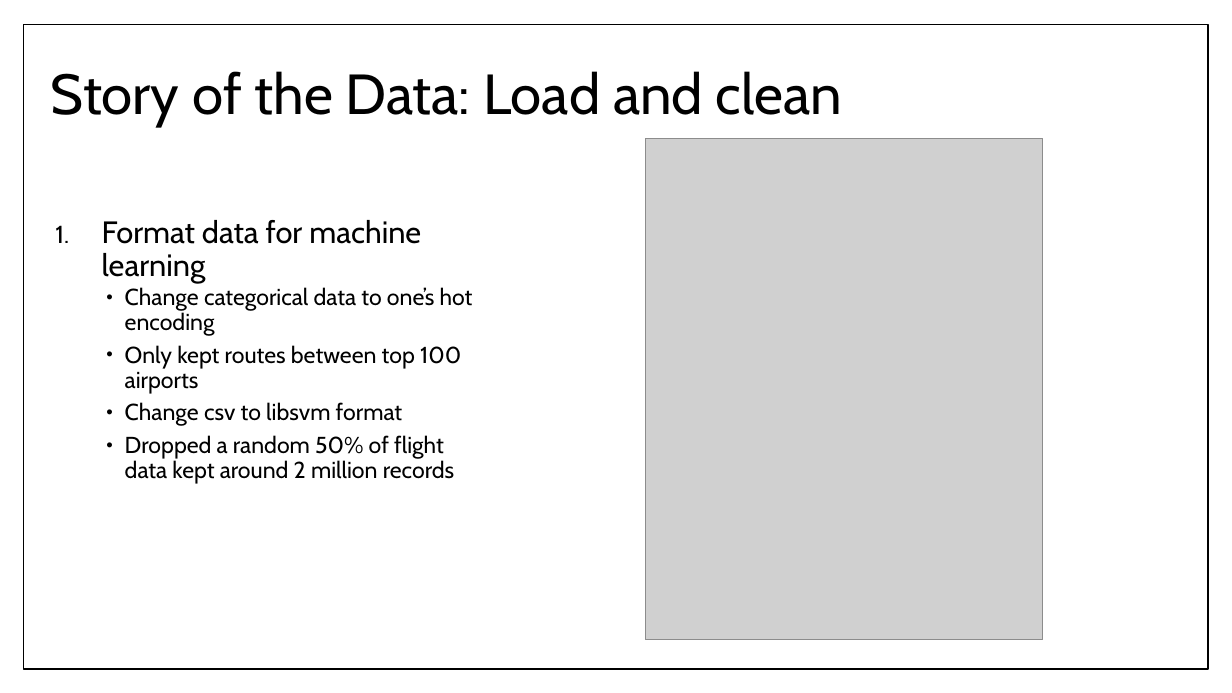
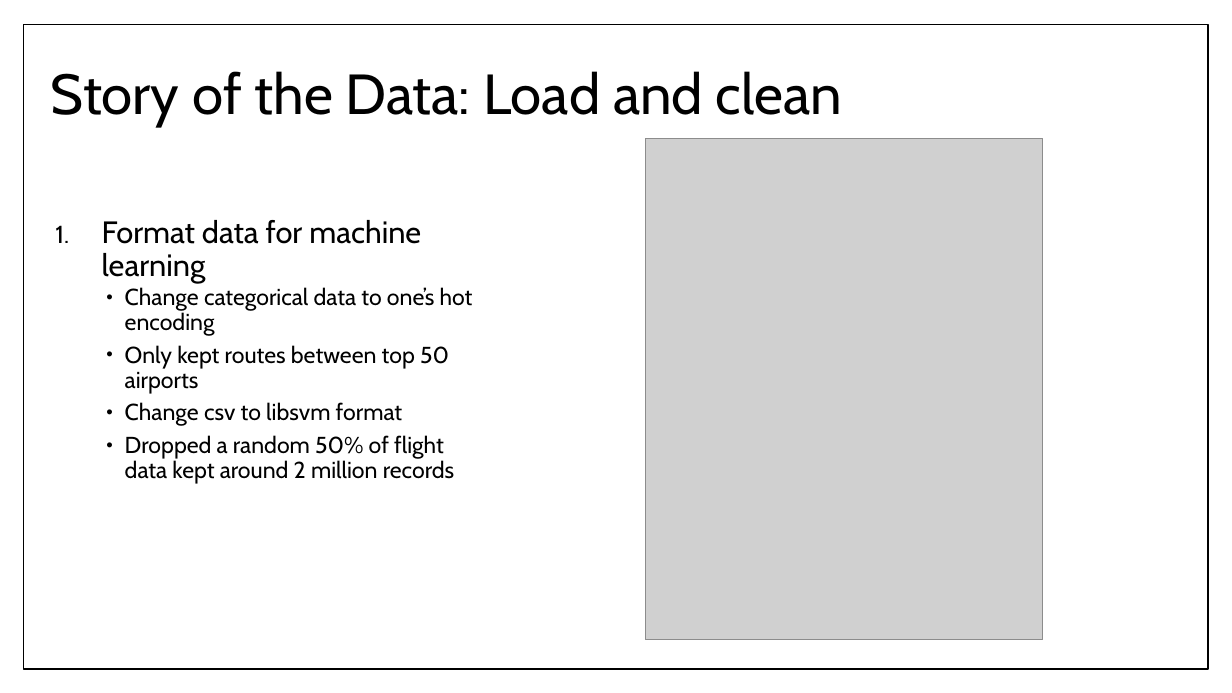
Before and after one commit to RoAjinkya/FlightDelay, a slide deck: slide 10 of docs/Final Presentation_FlightDelay.pptx. Drawn at 1232x693 pixels with LibreOffice and Linux fonts; fonts in the diff are those of the drawing; grey boxes stand for pictures. Boxes give left, top, right and bottom in pixels: in the first picture for what was removed or moved away, otherwise in the second. Text is boxed around its words. In the diff, an @@ line names an element or a change of style, - is before the commit and + after.

```diff
--- a/docs/Final Presentation_FlightDelay.pptx
+++ b/docs/Final Presentation_FlightDelay.pptx
@@ text at <box>125,345,449,394</box>: text changed @@
-    • Only kept routes between top 100 airports
+    • Only kept routes between top 50 airports
```
Also in this commit, not shown: 6 other slides changed, 2 slides added, 1 slide removed.
